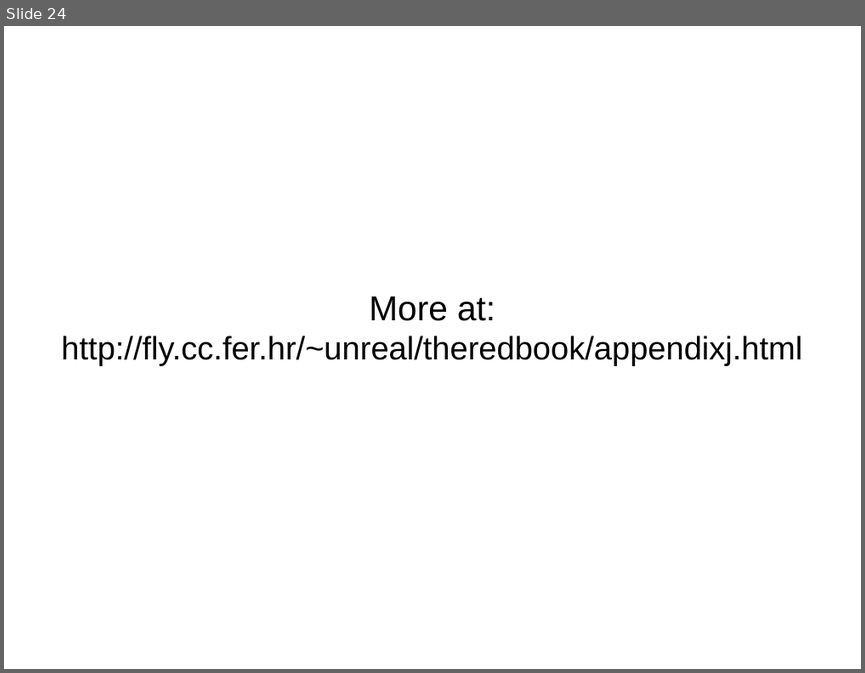
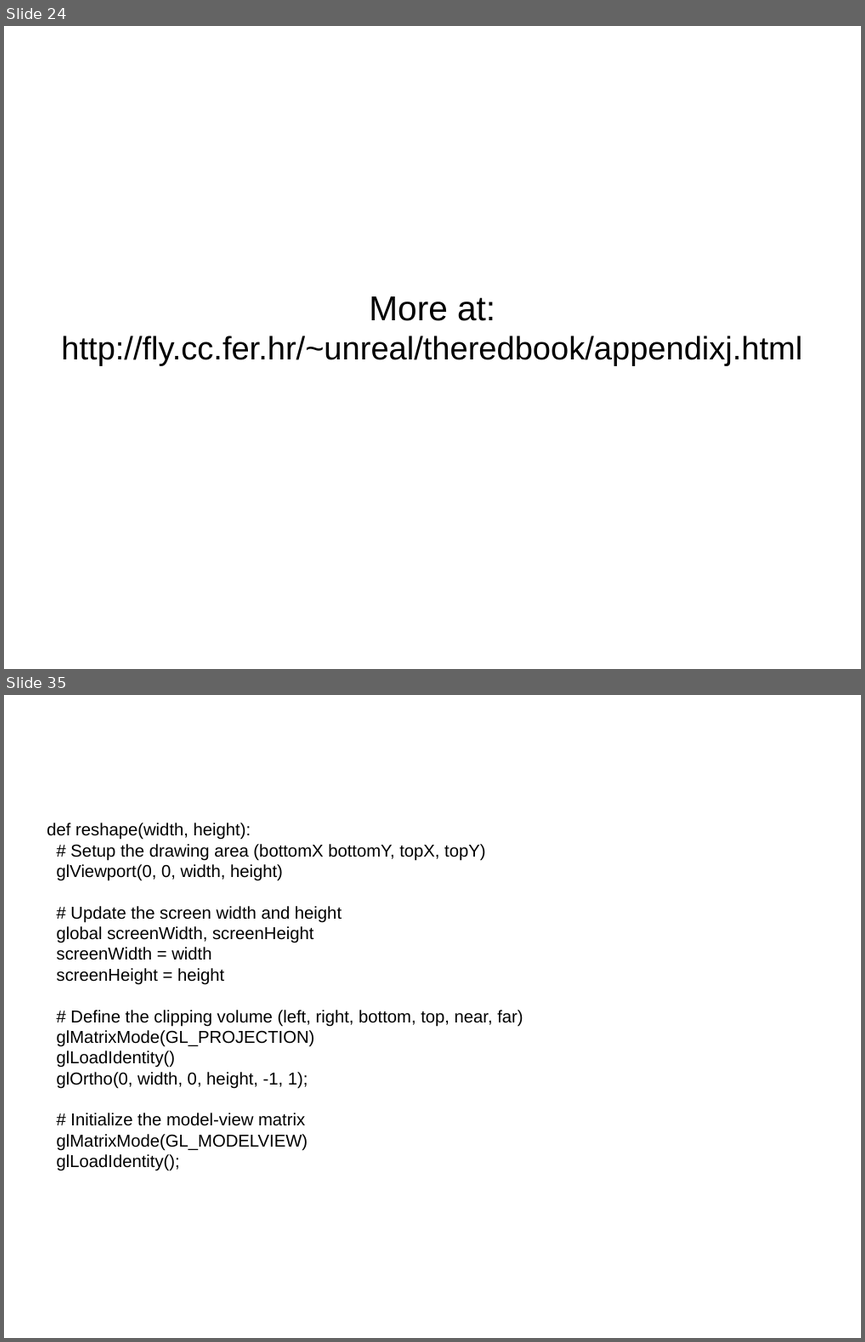
Before and after one commit to plumenator/code, a slide deck: opengl/tutorial/OpenGL Tutorial.odp. Shown one above the other, each under a label of ours: slide 24 before the commit, slides 24 and 35 after it; the slides between them are not shown. The pictures are 865x673 and 865x1342 pixels, drawn with LibreOffice and Linux fonts; fonts in the diff are those of the drawing. Boxes give left, top, right and bottom in pixels: in the first picture for what was removed or moved away, otherwise in the second. Text is boxed around its words. In the diff, an @@ line names an element or a change of style, - is before the commit and + after.

```diff
--- a/opengl/tutorial/OpenGL Tutorial.odp
+++ b/opengl/tutorial/OpenGL Tutorial.odp
@@ slide 35 added at [4,695,861,1338], background #FFFFFF @@
@@ subtitle added at [46,823,522,1171], 16 pt, text #000000 @@
+def reshape(width, height):
+# Setup the drawing area (bottomX bottomY, topX, topY)
+glViewport(0, 0, width, height)
+# Update the screen width and height
+global screenWidth, screenHeight
+screenWidth = width
+screenHeight = height
+# Define the clipping volume (left, right, bottom, top, near, far)
+glMatrixMode(GL_PROJECTION)
+glLoadIdentity()
+glOrtho(0, width, 0, height, -1, 1);
+# Initialize the model-view matrix
+glMatrixMode(GL_MODELVIEW)
+glLoadIdentity();
```
Also in this commit, not shown: 18 other slides added, 1 slide removed.
